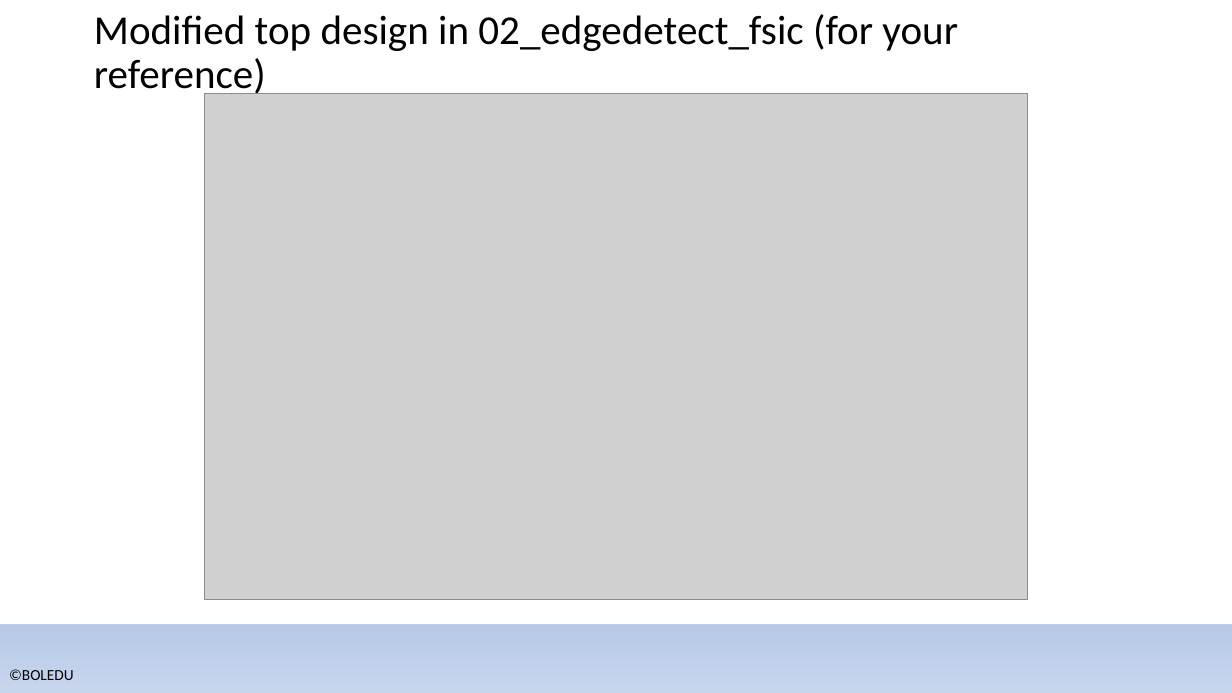
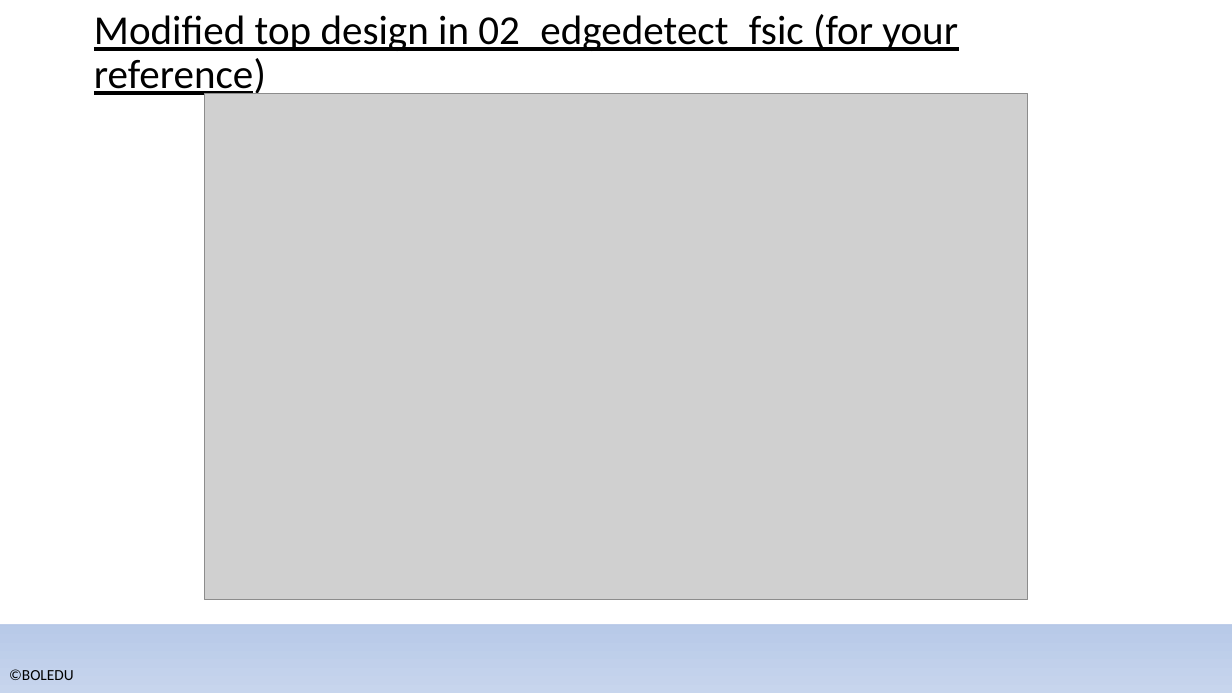
Before and after one commit to bol-edu/caravel-soc_fpga-lab, a slide deck: slide 9 of catapult_hls/lab_catapult_workbook.pptx. Drawn at 1232x693 pixels with LibreOffice and Linux fonts; fonts in the diff are those of the drawing; grey boxes stand for pictures; background and template pictures are left out. Boxes give left, top, right and bottom in pixels: in the first picture for what was removed or moved away, otherwise in the second. Text is boxed around its words. In the diff, an @@ line names an element or a change of style, - is before the commit and + after.

```diff
--- a/catapult_hls/lab_catapult_workbook.pptx
+++ b/catapult_hls/lab_catapult_workbook.pptx
@@ title "Modified top design in 02_edgedetect_fsic ..." at (94,14,958,99): underline on @@
```
Also in this commit, not shown: 5 other slides changed, 1 slide added, 1 other file.
